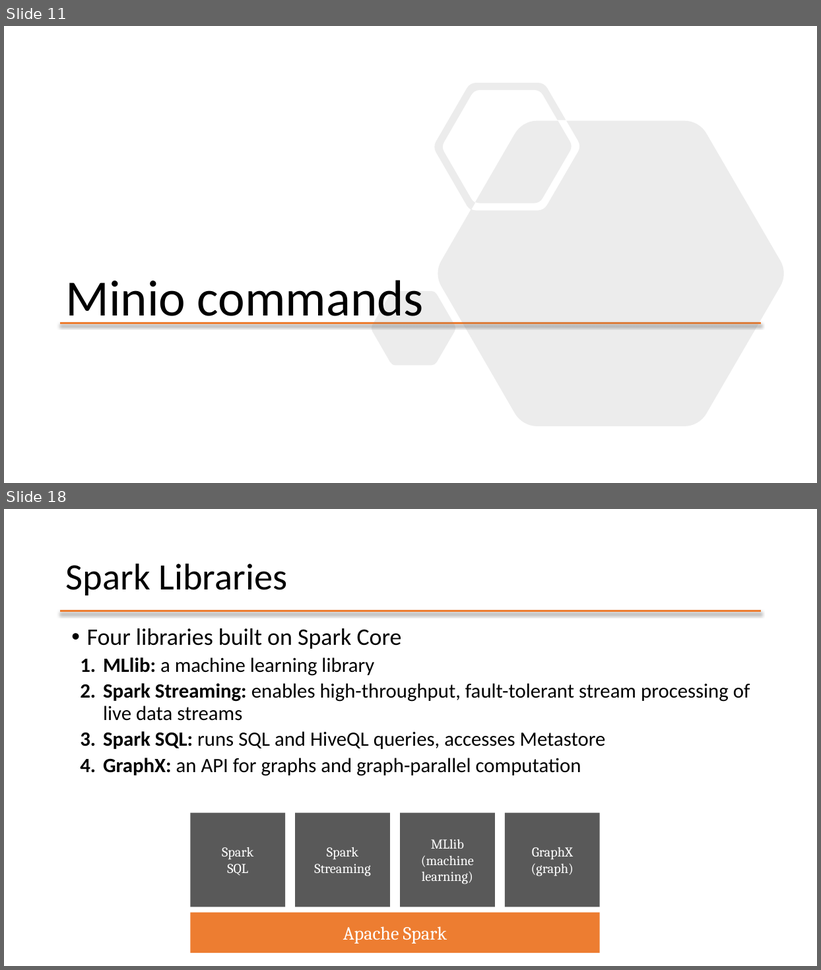
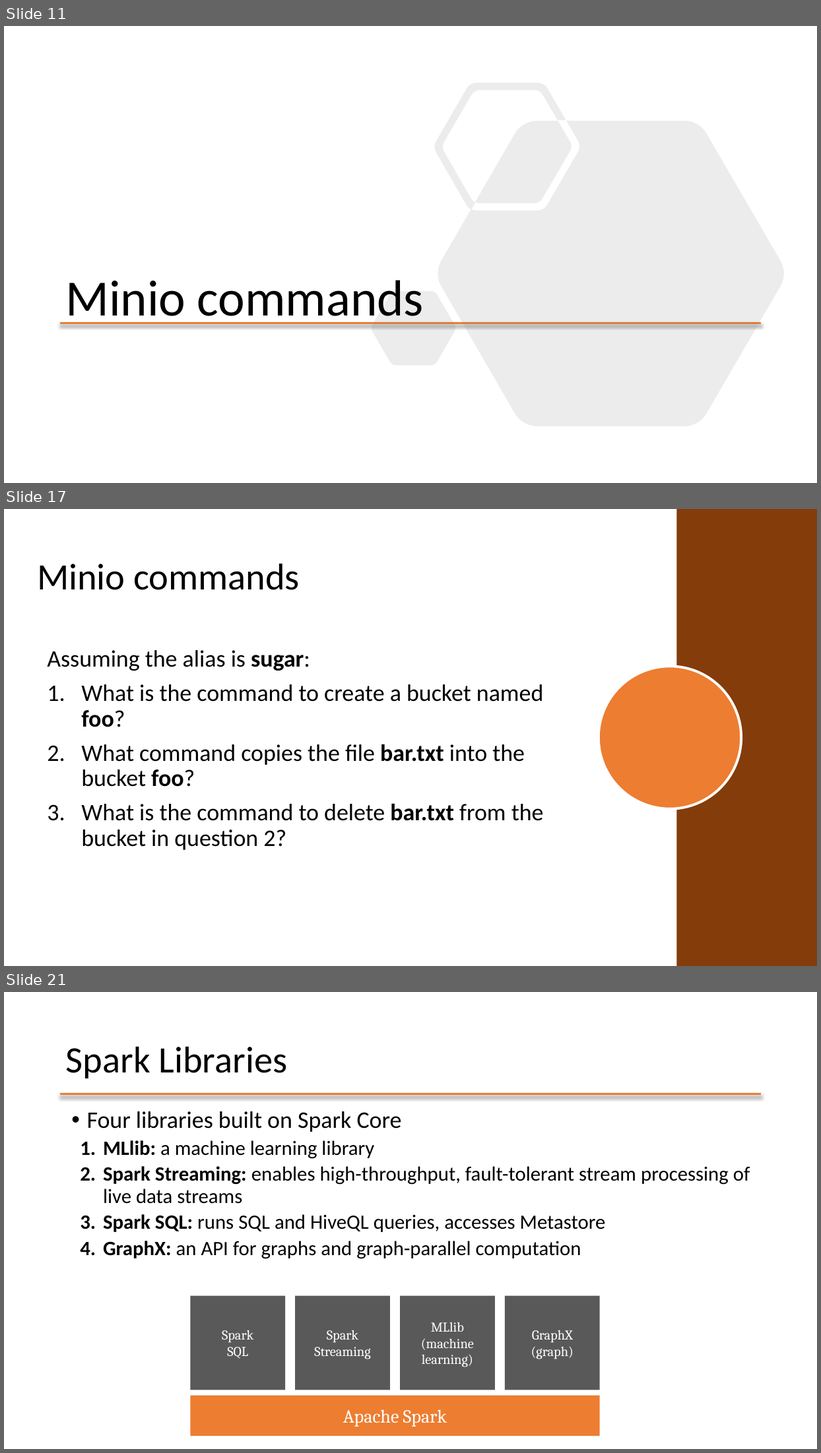
Before and after one commit to mafudge/ist769-old, a slide deck: content/D-Spark/D-Spark-Object-Storage.pptx. Shown one above the other, each under a label of ours: slides 11 and 18 before the commit, slides 11, 17 and 21 after it; the slides between them are not shown. The pictures are 821x970 and 821x1453 pixels, drawn with LibreOffice and Linux fonts; fonts in the diff are those of the drawing; background and template pictures are left out. Boxes give left, top, right and bottom in pixels: in the first picture for what was removed or moved away, otherwise in the second. Text is boxed around its words. In the diff, an @@ line names an element or a change of style, - is before the commit and + after.

```diff
--- a/content/D-Spark/D-Spark-Object-Storage.pptx
+++ b/content/D-Spark/D-Spark-Object-Storage.pptx
@@ slide 17 added at [4,509,817,966], background #FFFFFF @@
@@ rectangle added at [677,509,817,966], fill #843C0B @@
@@ title added at [37,563,300,590], 44 pt, text #000000 @@
+Minio commands
@@ text added at [47,650,544,850], 28 pt, text #000000 @@
+Assuming the alias is sugar:
+1. What is the command to create a bucket named foo?
+2. What command copies the file bar.txt into the bucket foo?
+3. What is the command to delete bar.txt from the bucket in question 2?
@@ ellipse added at [599,666,741,809], fill #ED7D31, outline #FFFFFF 3 pt @@
@@ what was slide 18 is now slide 21 @@
```
Also in this commit, not shown: 8 slides changed, 25 other slides added, 8 slides removed, 35 other files.
